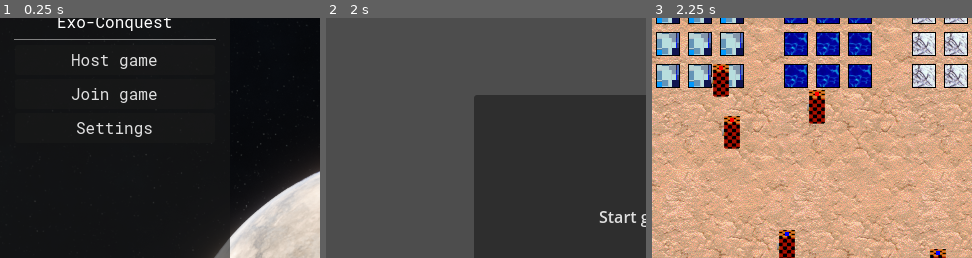
Above: before the commit, frames 1-3 (left to right).
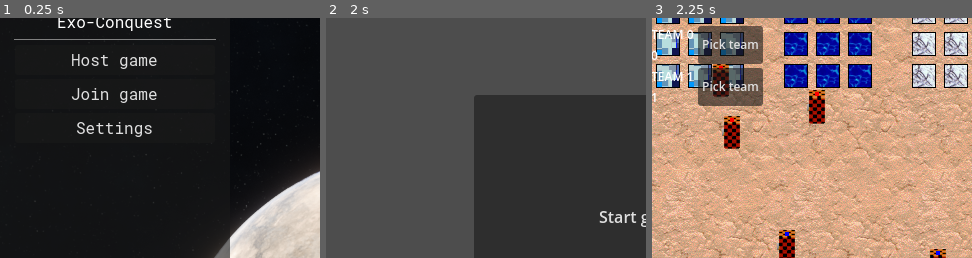
Above: after the commit, the same moments.

Repository: supereason333/exo-conquest
Game: Godot game, scene res://menu/main_menus/title_screen.tscn
Same seed, same stepped clock (60 frames per second), same inputs: the game is played once before the commit and once after it. The engine's default icon, where the game draws it, is replaced by a stand-in: a white triangle on a blue panel in a dark square.
Inputs (mouse positions are % of the whole screen's width and height, from its top left):
- Up to frame 1 (0.25 s): no input
- Up to frame 2 (2 s): tap Enter at 0.5 s; move the mouse to (72, 45) at 0.52 s; hold Shift (shift) 0.53-1.25 s; click (72, 45) at 0.67 s; click "Host game" at 1.25 s
- Up to frame 3 (2.25 s): click "Start game" at 2 s
The pictures show only the part of the screen within x 0-50%, y 5-55%; the shares and areas given below are measured in that part.

Frames 1-2 are identical in both runs. In frame 3, 6.6% of the frame differs, in the area x 0-35%, y 3-37%.

Commit message:
Added team select and attacking system

Diff:
--- a/game/player/player_control.gd
+++ b/game/player/player_control.gd
@@ -1,14 +1,28 @@
 extends Camera2D
 
+var Disp := preload("res://game/player/team_display.tscn")
+
 @onready var game_env := $".."
+@onready var team_selector := $UI/Control/TeamSelector
 
 var cam_mov_zone := 10
 const MOVE_SPEED := 1000.0
 
 # Called when the node enters the scene tree for the first time.
 func _ready() -> void:
+	update_team_list()
+
+func update_team_list():
+	for child in team_selector.get_children(): child.queue_free()
 	for team in MultiplayerScript.team_list:
-		pass
+		var disp = Disp.instantiate()
+		disp.team = team
+		disp.switch_team.connect(switch_team)
+		team_selector.add_child(disp)
+
+func switch_team(team_id:int):
+	RTS.change_team(team_id)
+	update_team_list()
 
 func _process(delta):
 	handle_camera_move(delta)
--- a/game/player/team_display.tscn
+++ b/game/player/team_display.tscn
@@ -6,11 +6,11 @@
 @onready var name_label := $VBoxContainer/NameLabel
 @onready var id_label := $VBoxContainer/IDLabel
 
-var team_id:int
 var team:Team
 
+signal switch_team(team_id:int)
+
 func _ready() -> void:
-	team = MultiplayerScript.get_team_from_id(team_id)
 	name_label.text = team.name
 	id_label.text = str(team.id)
 
@@ -18,25 +18,32 @@
 # Called every frame. 'delta' is the elapsed time since the previous frame.
 func _process(delta: float) -> void:
 	pass
+
+func _on_button_pressed() -> void:
+	emit_signal(\"switch_team\", team.id)
 "
 
 [node name="TeamDisplay" type="HBoxContainer"]
-offset_right = 40.0
-offset_bottom = 40.0
+offset_right = 188.0
+offset_bottom = 50.0
 script = SubResource("GDScript_a7uma")
 
 [node name="VBoxContainer" type="VBoxContainer" parent="."]
-custom_minimum_size = Vector2(100, 0)
 layout_mode = 2
 
 [node name="NameLabel" type="Label" parent="VBoxContainer"]
 layout_mode = 2
+theme_override_font_sizes/font_size = 12
 text = "Team Name"
 
 [node name="IDLabel" type="Label" parent="VBoxContainer"]
 layout_mode = 2
+theme_override_font_sizes/font_size = 12
 text = "Team ID"
 
 [node name="Button" type="Button" parent="."]
 layout_mode = 2
+theme_override_font_sizes/font_size = 12
 text = "Pick team"
+
+[connection signal="pressed" from="Button" to="." method="_on_button_pressed"]
--- /dev/null
+++ b/game/player/team_selector.gd
@@ -0,0 +1,11 @@
+extends VBoxContainer
+
+
+# Called when the node enters the scene tree for the first time.
+func _ready() -> void:
+	pass # Replace with function body.
+
+
+# Called every frame. 'delta' is the elapsed time since the previous frame.
+func _process(delta: float) -> void:
+	pass
--- a/game/rts_game.gd
+++ b/game/rts_game.gd
@@ -72,6 +72,24 @@
 	selected_list = []
 
 func remove_from_select(unit):
-	for i in len(selected_list):
-		if selected_list[i] == unit:
-			selected_list.remove_at(i)
+	if selected_list.has(unit): selected_list.remove_at(selected_list.find(unit))
+	#for i in len(selected_list):
+	#	if selected_list[i] == unit:
+	#		selected_list.remove_at(i)
+
+func deselect_all():
+	selected_list = []
+	var nodes := get_tree().get_nodes_in_group("selected_unit")
+	for node in nodes:
+		node.deselected()
+		node.remove_from_group("selected_unit")
+
+func change_team(team_id:int):
+	var has := false
+	for t in MultiplayerScript.team_list: if t.id == team_id:
+		has = true
+		break
+	if !has: return false
+
+	player.team_id = team_id
+	deselect_all()
--- a/game/units/base_unit/base_unit.gd
+++ b/game/units/base_unit/base_unit.gd
@@ -5,7 +5,8 @@
 @onready var collision_shape := $CollisionShape2D
 @onready var base_sprite := $Base
 var vision
-var health_bar
+var health_bar:ProgressBar
+var attack_timer:Timer
 
 @export var base_speed:int
 @export var base_health:float
@@ -25,6 +26,7 @@
 	set(value):
 		health = value
 		health_bar.value = health / base_health * 100
+		#health_bar.value = 100
 
 enum states {STANDBY, ATTACKING, HOLD}
 var cur_state := states.STANDBY
@@ -39,6 +41,11 @@
 	vision.body_entered.connect(on_body_entered)
 	vision.body_exited.connect(on_body_exited)
 
+	attack_timer = Timer.new()
+	attack_timer.wait_time = attack_cooldown
+	attack_timer.one_shot = true
+	add_child(attack_timer)
+
 	health_bar = ProgressBar.new()
 	health_bar.name = "HealthBar"
 	health_bar.show_percentage = false
@@ -47,6 +54,7 @@
 	var style_box = StyleBoxFlat.new()
 	style_box.bg_color = Color.RED
 	health_bar.add_theme_stylebox_override("background", style_box)
+	style_box = StyleBoxFlat.new()
 	style_box.bg_color = Color.GREEN
 	health_bar.add_theme_stylebox_override("fill", style_box)
 	health_bar.visible = false
@@ -57,10 +65,8 @@
 	if team:
 		base_sprite.color = team.color
 
-
-
 func _process(delta: float) -> void:
-	attack()
+	attack_ai()
 	if Input.is_action_just_pressed("unit_move") and is_in_group("selected_unit"):
 		if Input.is_action_pressed("shift"):
 			add_path_point(get_global_mouse_position())
@@ -106,14 +112,40 @@
 	if targets.has(body):
 		targets.remove_at(targets.find(body))
 		if target == body:
-			target = null
-
-func attack():
-	if target:
-		target.on_attack(damage)
+			if targets:
+				target = targets[0]
+			else:
+				target = null
+
+func attack_ai():
+	match cur_state:
+		states.STANDBY:
+			if target:
+				cur_state = states.ATTACKING
+		states.ATTACKING:
+			if target:
+				if attack_timer.is_stopped():
+					attack_target()
+					attack_timer.start()
+			else:
+				cur_state = states.STANDBY
+		_:
+			pass
+
+var draw_attack := false
+func attack_target():
+	target.on_attack(damage)
+	draw_attack = true
 
 func on_attack(damage:float):
 	health -= damage
+	if health <= 0:
+		killed()
+
+func killed():
+	if is_in_group("selected_unit"):
+		RTS.remove_from_select(self)
+	queue_free()
 
 
 
@@ -141,8 +173,6 @@
 	add_to_group("selected_unit")
 
 func deselected():
-	if !is_owned_by_user(): return
-
 	health_bar.hide()
 	remove_from_group("selected_unit")
 
@@ -159,11 +189,10 @@
 				draw_line(Vector2.ZERO, path_list[0] - position, Color.GRAY, 1)
 			draw_circle(path_list[i] - position, 10, Color.GRAY, false, 1)
 
+	if draw_attack:
 		if target:
-			draw_line(Vector2.ZERO, target.position - position, Color.RED, 1)
-
-	#if target:
-		#draw_line(Vector2.ZERO, target.position - position, Color.RED, 1)
+			draw_line(Vector2.ZERO, target.position - position, MultiplayerScript.get_team_from_id(team_id).color, 1)
+			draw_attack = false
 
 func is_owned_by_user() -> bool:
 	if team_id == RTS.player.team_id:
--- a/game/units/testing_unit.tscn
+++ b/game/units/testing_unit.tscn
@@ -263,7 +263,8 @@
 [node name="TestingUnit" type="CharacterBody2D" groups=["unit"]]
 script = SubResource("GDScript_4vpni")
 base_speed = 100
-attack_cooldown = 100.0
+base_health = 100.0
+attack_cooldown = 1.0
 damage = 10.0
 detect_radius = 100
 
